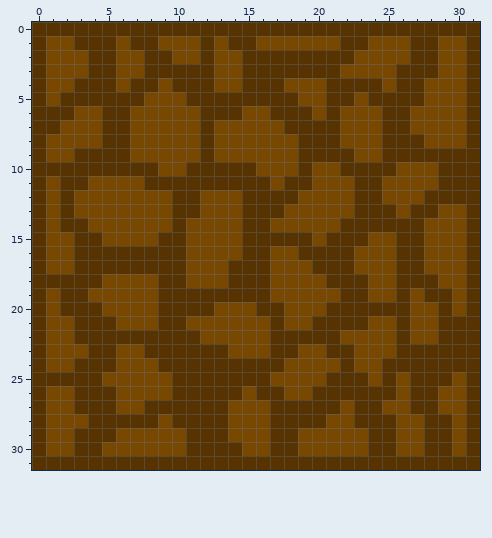
Pixel-art sprite, stored at miniLD-53/miniLD-53Content/Tile2.png. Above is the file before it was changed.
The file is 32x32 pixels.
New version:
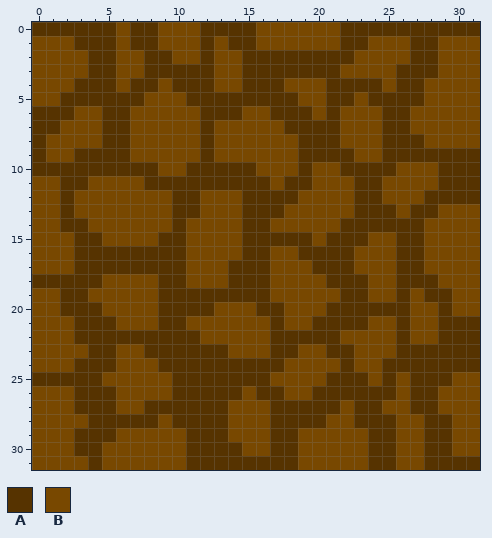
Palette (. is transparent): A #563300  B #784800
What changed:
@@ x 0..31 @@
- 0 AAAAAAAAAAAAAAAAAAAAAAAAAAAAAAAA
- 1 ABBAAABAABBBABAABBBBBBAABBBAABBA
- 2 ABBBAABBAABBABBAAAAAAAABBBBAABBA
- 3 ABBBAABBAAAAABBAAAAAAABBBBAAABBA
- 4 ABBAAABAABAAABBAAABBBAAAABAABBBA
- 5 ABAAAAAABBBAAAAAAAABBAABAAAABBBA
- 6 AAABBAABBBBBAAABBAAABABBBAABBBBA
- 7 AABBBAABBBBBABBBBBAAAABBBAABBBBA
- 8 ABBBBAABBBBBABBBBBBAAABBBAAABBBA
+ 0 AAAAAABAABBBAAAABBBBBBAAAAAAAAAA
+ 1 BBBAAABAABBBABAABBBBBBAABBBAABBB
+ 2 BBBBAABBAABBABBAAAAAAAABBBBAABBB
+ 3 BBBBAABBAAAAABBAAAAAAABBBBAAABBB
+ 4 BBBAAABAABAAABBAAABBBAAAABAABBBB
+ 5 BBAAAAAABBBAAAAAAAABBAABAAAABBBB
+ 6 AAABBAABBBBBAAABBAAABABBBAABBBBB
+ 7 AABBBAABBBBBABBBBBAAAABBBAABBBBB
+ 8 ABBBBAABBBBBABBBBBBAAABBBAAABBBB
  9 ABBAAAABBBBBABBBBBBAAAABBAAAAAAA
 10 AAAAAAAAABBAAAAABBBABBAAAABBBAAA
-11 ABAABBBBAAAAAAAAABAABBBAABBBBAAA
-12 ABABBBBBBBAABBBAAAABBBBAABBBAAAA
-13 ABABBBBBBBAABBBAAABBBBBAAABAABBA
-14 ABAABBBBBBABBBBAABBBBBAAAAAABBBA
-15 ABBAABBBBAABBBBAAAAABAAABBAABBBA
-16 ABBAAAAAAAABBBBAABBAAAABBBAABBBA
-17 ABBAAAAAAAABBBAAABBBAAABBBAABBBA
-18 AAAAABBBBAABBBAAABBBBAAABBAAABBA
-19 ABAABBBBBAAAAAAAABBBBBAABBABAABA
-20 ABAAABBBBAAAABBBAABBBAAAAAABBABA
-21 ABBAAABBBAABBBBBBABBAAAABBABBAAA
-22 ABBAAAAAAAAABBBBBAAAAABBBBABBAAA
-23 ABBBAABBAAAAAABBBAABBAABBBAAAAAA
-24 ABBAAABBBAAAAAAAAABBBBABBAAAAAAA
-25 AAAAABBBBBAAAAAAABBBBAAABABAAABA
-26 ABBAAABBBBAAAAABAABBAAAAAABAABBA
-27 ABBAAABBAAAAAABBBAAAAABAABBAABBA
-28 ABBBAAAAABAAAABBBAAAABBAAABBAABA
-29 ABBAAABBBBBAAABBBAABBBBBAABBAABA
-30 ABBAABBBBBBAAAABBAABBBBBAABBAABA
-31 AAAAAAAAAAAAAAAAAAAAAAAAAAAAAAAA
+11 BBAABBBBAAAAAAAAABAABBBAABBBBAAA
+12 BBABBBBBBBAABBBAAAABBBBAABBBAAAA
+13 BBABBBBBBBAABBBAAABBBBBAAABAABBB
+14 BBAABBBBBBABBBBAABBBBBAAAAAABBBB
+15 BBBAABBBBAABBBBAAAAABAAABBAABBBB
+16 BBBAAAAAAAABBBBAABBAAAABBBAABBBB
+17 BBBAAAAAAAABBBAAABBBAAABBBAABBBB
+18 AAAAABBBBAABBBAAABBBBAAABBAAABBB
+19 BBAABBBBBAAAAAAAABBBBBAABBABAABB
+20 BBAAABBBBAAAABBBAABBBAAAAAABBABB
+21 BBBAAABBBAABBBBBBABBAAAABBABBAAA
+22 BBBAAAAAAAAABBBBBAAAAABBBBABBAAA
+23 BBBBAABBAAAAAABBBAABBAABBBAAAAAA
+24 BBBAAABBBAAAAAAAAABBBBABBAAAAAAA
+25 AAAAABBBBBAAAAAAABBBBAAABABAAABB
+26 BBBAAABBBBAAAAABAABBAAAAAABAABBB
+27 BBBAAABBAAAAAABBBAAAAABAABBAABBB
+28 BBBBAAAAABAAAABBBAAAABBAAABBAABB
+29 BBBAAABBBBBAAABBBAABBBBBAABBAABB
+30 BBBAABBBBBBAAAABBAABBBBBAABBAABB
+31 BBBBABBBBBBAAAAAAAABBBBBAABBAAAA
Boxes around the changes in both pictures, in picture pixels (x1, y1, x2, y2):
changed: (116, 22, 200, 36)
changed: (256, 22, 340, 36)
changed: (32, 36, 46, 106)
changed: (466, 36, 480, 148)
changed: (32, 176, 186, 470)
changed: (466, 204, 480, 316)
changed: (298, 372, 480, 470)
